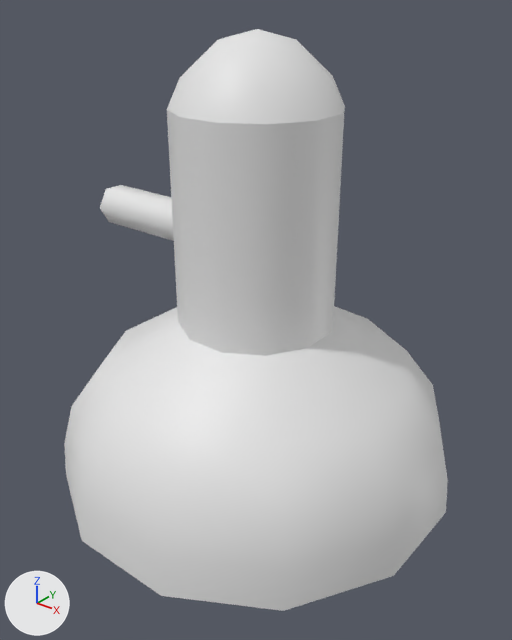
What one commit did to the FBX model Assets/Enviro Static Meshes/Meshes/SM_DeskLamp_RotablePart.fbx.
Both versions are drawn from a 50 mm lens placed at (0.2116, -0.1762, 0.08), pointed at (0.0747, -0.0051, -0.0261). Lighting does not change. The marker at lower left points along +X, +Y and +Z. Where no turn or scale is listed for an object, it has been applied to the vertices.

The first picture shows 'SM_DeskLamp_RotablePart'.
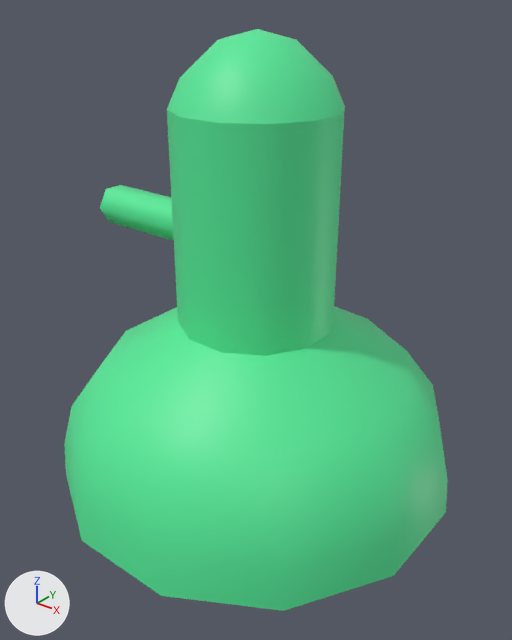
The change, as a list of edits to the scene's bpy script:
```text
Add img_prop_texture_set01_png:
    img_prop_texture_set01_png = load_image('Prop_Texture_Set01.png', '../../Materials/Prop_Texture_Set01.png', 64, 64, 'sRGB')
Change mat_mr_props:
    remove mat_mr_props.base_color = (0.8, 0.8, 0.8)  # white #e7e7e7
    add mat_mr_props.texture = img_prop_texture_set01_png
Change me_cylinder_001:
    where me_cylinder_001.from_pydata(...)  # 206 vertices, 396 faces; spans x 0.0..0.141, y -0.07..0.071, z -0.091..0.066
    used by ob_sm_desklamp_rotablepart; location = (0.0, 0.0, 0.0)
    me_cylinder_001 part 1: texture (UV) coordinates of 396 of 396 faces, centred in x 0.001..0.141, y -0.07..0.07, z -0.09..0.064, changed; they spanned u 0.0..1.0, v 0.03..1.0 and now span u 0.89..0.89, v 0.42..0.42
```

What differs and where, as boxes (x1, y1, x2, y2) in the pictures (512 x 640 px):
'SM_DeskLamp_RotablePart', surface changed (white to green)
    both: (64, 29, 448, 611)
